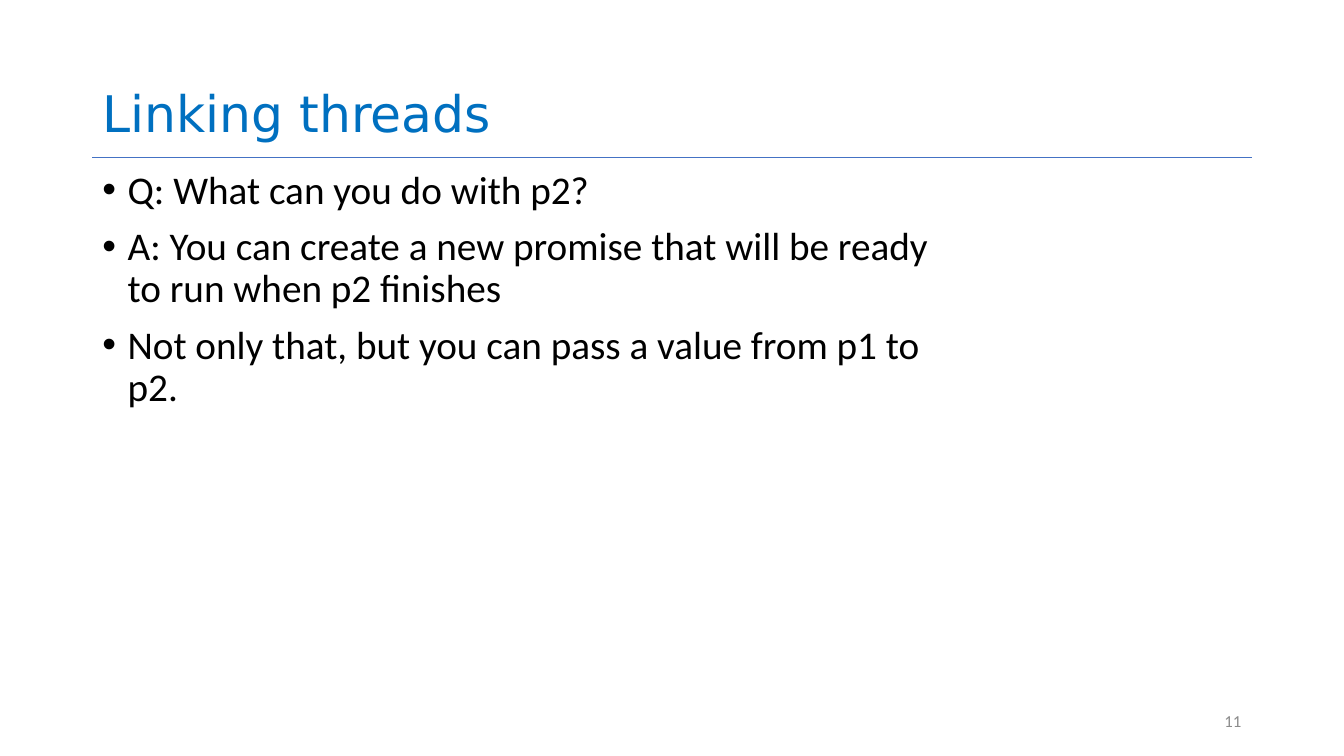
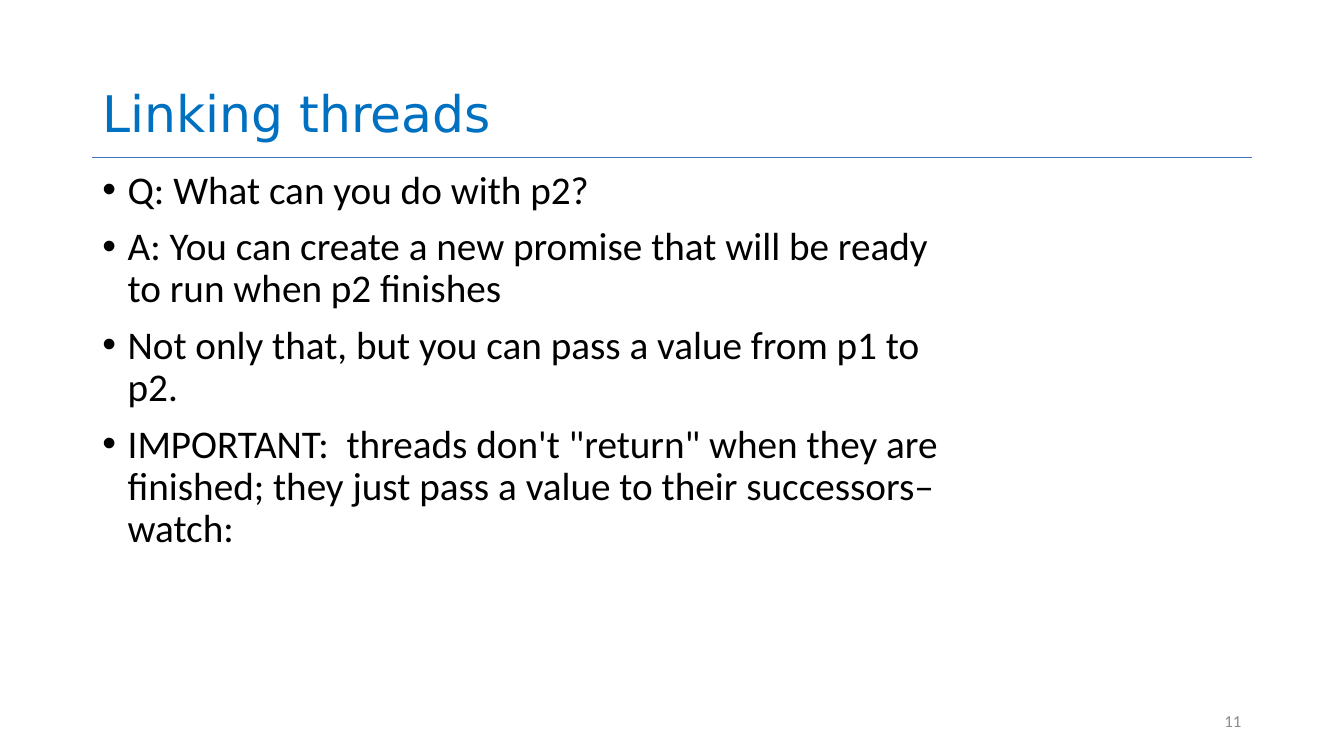
Before and after one commit to neu-se/CS4530-CS5500-Spring-2021, a slide deck: slide 11 of Slides/Lesson 4.1 The JavaScript Thread Model.pptx. Drawn at 1344x756 pixels with LibreOffice and Linux fonts; fonts in the diff are those of the drawing. Boxes give left, top, right and bottom in pixels: in the first picture for what was removed or moved away, otherwise in the second. Text is boxed around its words. In the diff, an @@ line names an element or a change of style, - is before the commit and + after.

```diff
--- a/Slides/Lesson 4.1 The JavaScript Thread Model.pptx
+++ b/Slides/Lesson 4.1 The JavaScript Thread Model.pptx
@@ text at <box>128,430,937,543</box>: paragraph added @@
+• IMPORTANT: threads don't "return" when they are finished; they just pass a value to their successors– watch:
```
Also in this commit, not shown: 1 other slide changed, 1 other file.
